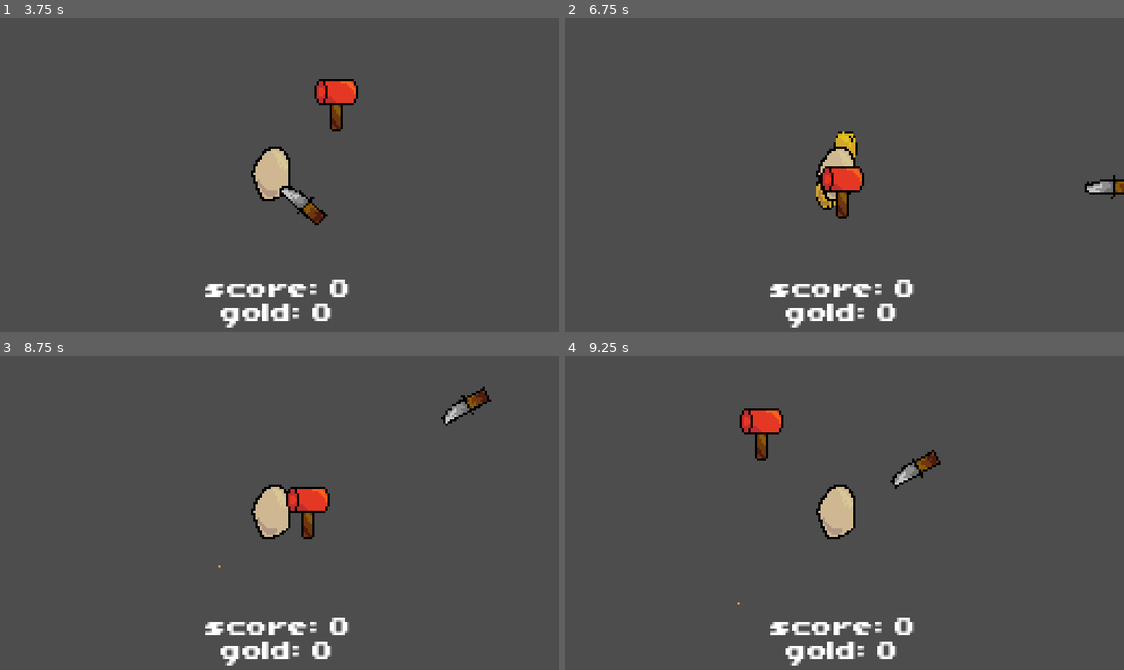
Above: before the commit, frames 1-4 (two rows, left to right).
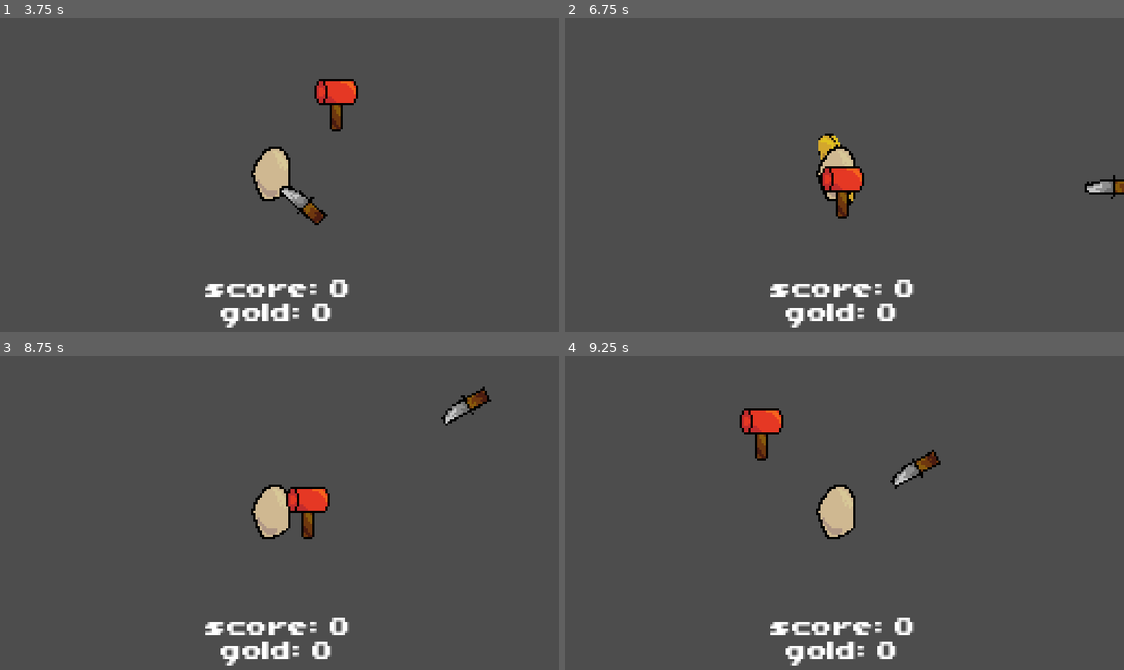
Above: after the commit, the same moments.

Repository: OliveADay/eggwatch
Game: Godot game, scene res://main_menu.tscn
Same seed, same stepped clock (60 frames per second), same inputs: the game is played once before the commit and once after it.
Inputs (mouse positions are in pixels of both pictures, inside the frame that each line leads up to):
- Up to frame 1 (3.75 s): click "play" at 0.5 s; move the mouse to (402, 159) at 1.27 s; click (402, 159) at 1.35 s; move the mouse to (167, 190) at 2.02 s; right-click (167, 190) at 2.1 s; click "restart" at 2.75 s; move the mouse to (335, 105) at 3.52 s; click (335, 105) at 3.6 s
- Up to frame 2 (6.75 s): click "restart" at 4.25 s; move the mouse to (816, 237) at 5.02 s; right-click (816, 237) at 5.1 s; move the mouse to (1012, 222) at 5.77 s; click (1012, 222) at 5.85 s; click "restart" at 6.5 s
- Up to frame 3 (8.75 s): move the mouse to (111, 465) at 7.27 s; right-click (111, 465) at 7.35 s; move the mouse to (307, 513) at 8.02 s; click (307, 513) at 8.1 s
- Up to frame 4 (9.25 s): move the mouse to (760, 434) at 8.77 s; right-click (760, 434) at 8.85 s

Frame 1 is identical in both runs. In frame 2, 0.6% of the frame differs, in the area x 44-53%, y 36-62%; in frame 3, less than 0.1%; in frame 4, less than 0.1%.

Commit message:
final bits

Diff:
--- a/coin.gd
+++ b/coin.gd
@@ -13,3 +13,5 @@
 func _physics_process(delta: float) -> void:
 	if(decrease_amount < 1):
 		decrease_amount+=decrease_increment
+	else:
+		queue_free()
--- a/knife_spawner.gd
+++ b/knife_spawner.gd
@@ -21,6 +21,7 @@
 
 @export var INTERVAL_MAX = 5
 var interval_current = 0
+var spawning = true
 
 func _ready() -> void:
 	egg = get_tree().get_first_node_in_group("egg")
@@ -29,7 +30,7 @@
 func _process(delta: float) -> void:
 	if egg==null:
 		egg = get_tree().get_first_node_in_group("egg")
-	if interval_current <= 0 :
+	if interval_current <= 0 and spawning:
 		var knife = knife_ref.instantiate()
 		knifes.append(knife)
 		get_tree().root.add_child(knife)
@@ -75,6 +76,7 @@
 	var egg_shell = egg_shell_ref.instantiate()
 	get_tree().root.add_child(egg_shell)
 	egg_shell.position = egg.position
+	spawning = false
 	egg.visible = false
 	egg.monitoring = false
 	egged = true
@@ -83,6 +85,7 @@
 
 func _on_egg_out_body_entered(body: Node2D) -> void:
 	$CanvasLayer.visible = true
+	body.get_parent().queue_free()
 
 
 func _on_restart_pressed() -> void:
Not shown, changed: export_presets.cfg
